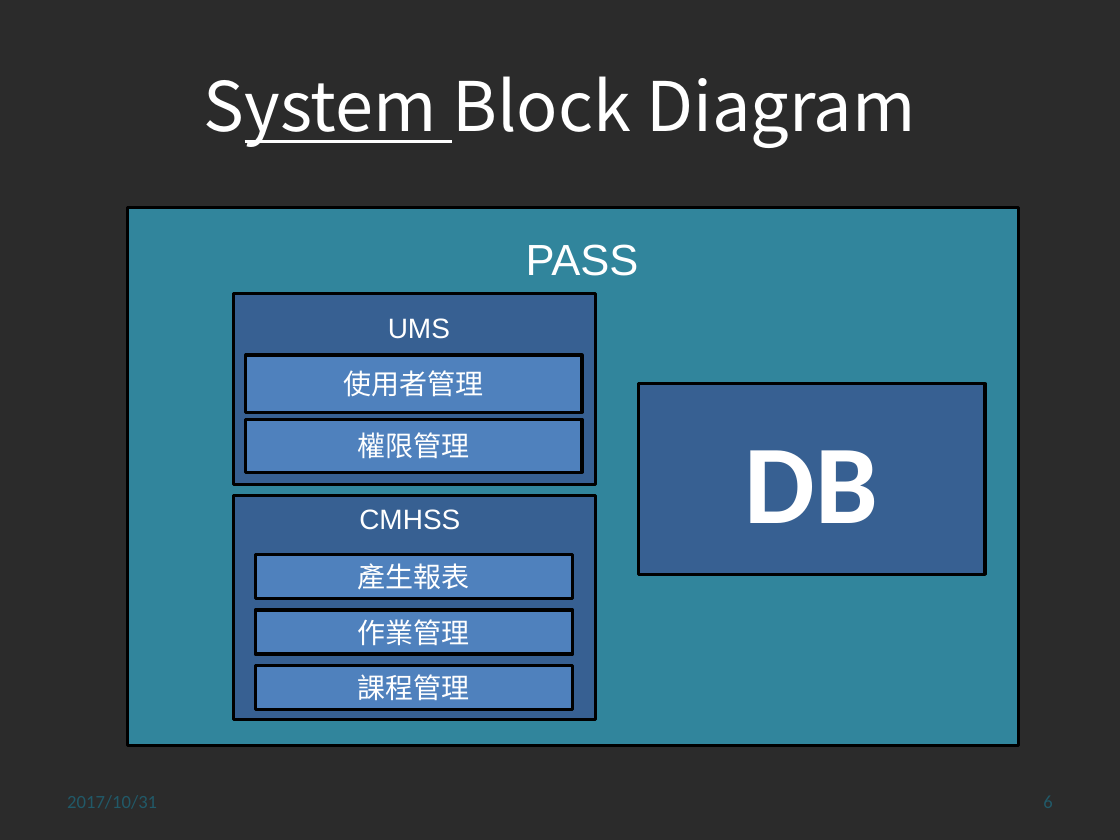
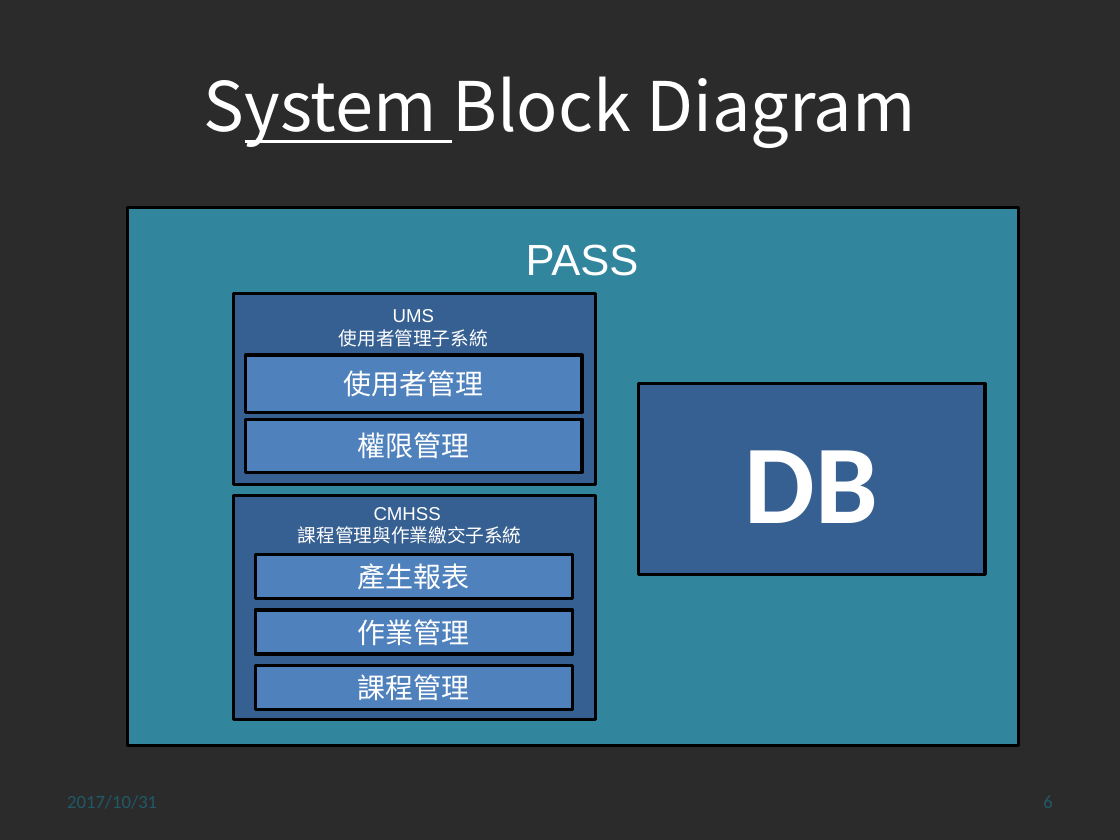
Before and after one commit to disc9562/SE_PASS, a slide deck: slide 6 of doc/report.pptx. Drawn at 1120x840 pixels with LibreOffice and Linux fonts; fonts in the diff are those of the drawing; background and template pictures are left out; a plain dark background stands for a picture behind light text. Boxes give left, top, right and bottom in pixels: in the first picture for what was removed or moved away, otherwise in the second. Text is boxed around its words. In the diff, an @@ line names an element or a change of style, - is before the commit and + after.

```diff
--- a/doc/report.pptx
+++ b/doc/report.pptx
@@ text at bbox=[339, 329, 488, 347]: paragraph added @@
+使用者管理子系統
@@ text at bbox=[393, 309, 434, 322]: size 18 to 12 pt in "UMS" @@
@@ text at bbox=[298, 507, 522, 544]: text changed; size 18 to 12 pt @@
-CMHSS
+CMHSS
+課程管理與作業繳交子系統
```
Also in this commit, not shown: 4 other slides changed.
